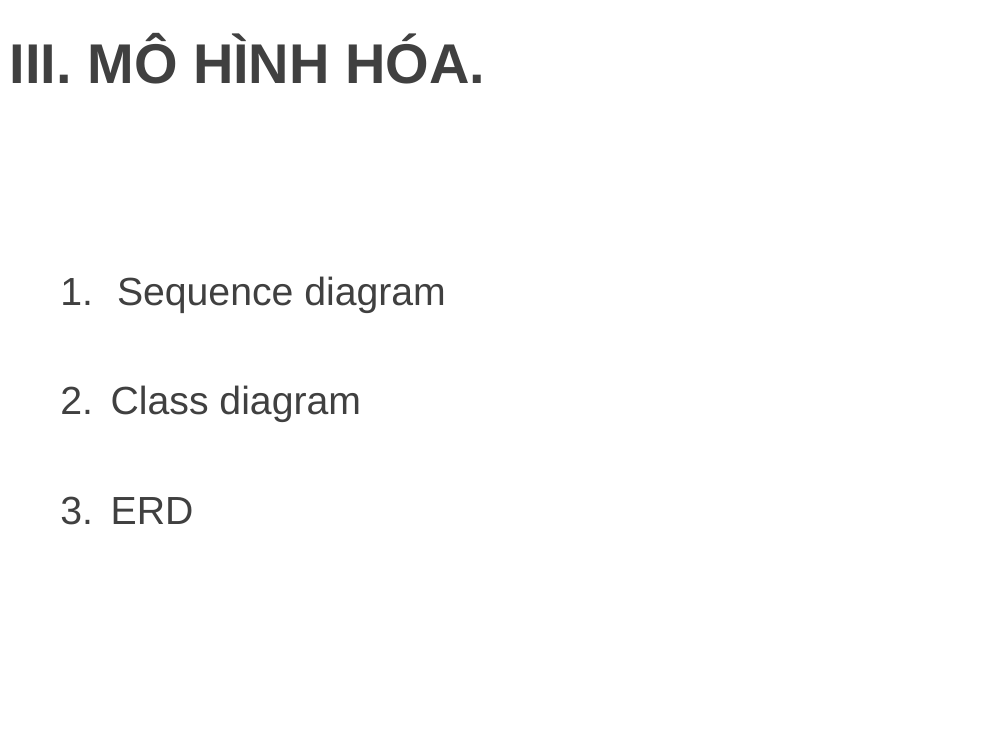
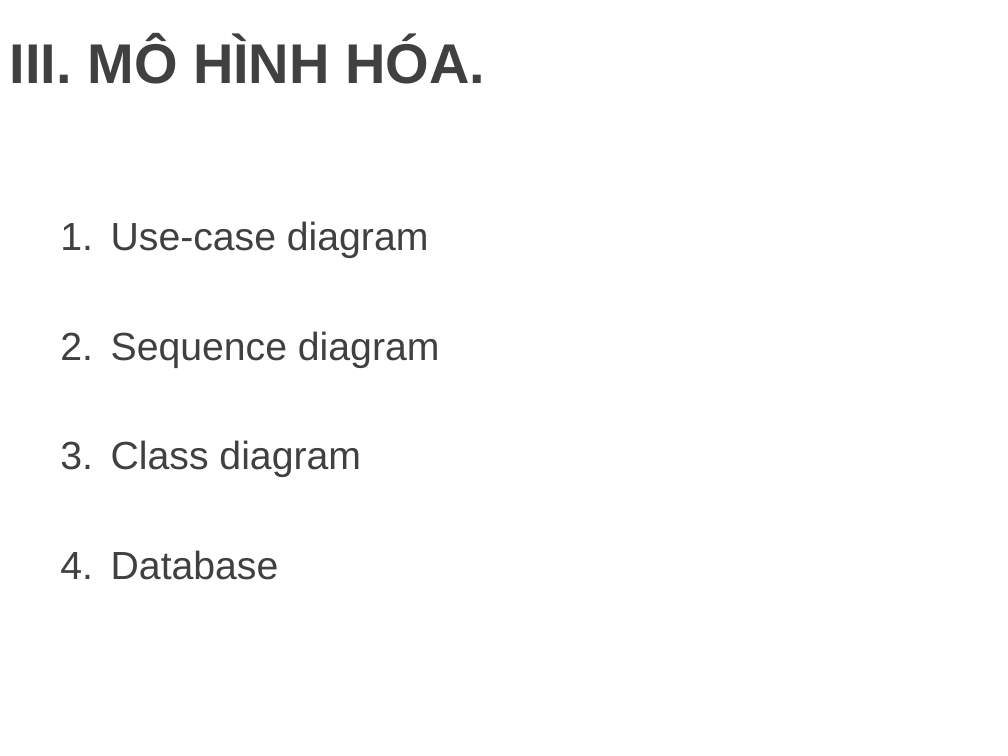
Before and after one commit to minhdat1602/2021_cnpm_group09, a slide deck: slide 14 of document_slide/slide.pptx (slide 15 before the commit). Drawn at 1008x756 pixels with LibreOffice and Linux fonts; fonts in the diff are those of the drawing; background and template pictures are left out. Boxes give left, top, right and bottom in pixels: in the first picture for what was removed or moved away, otherwise in the second. Text is boxed around its words. In the diff, an @@ line names an element or a change of style, - is before the commit and + after.

```diff
--- a/document_slide/slide.pptx
+++ b/document_slide/slide.pptx
@@ text at bbox=[111, 221, 429, 258]: paragraph added @@
+1. Use-case diagram
@@ text at bbox=[111, 331, 440, 368]: indent changed @@
@@ text at bbox=[111, 550, 279, 580]: text changed @@
-3. ERD
+4. Database
```
Also in this commit, not shown: 10 other slides changed, 1 slide removed.
